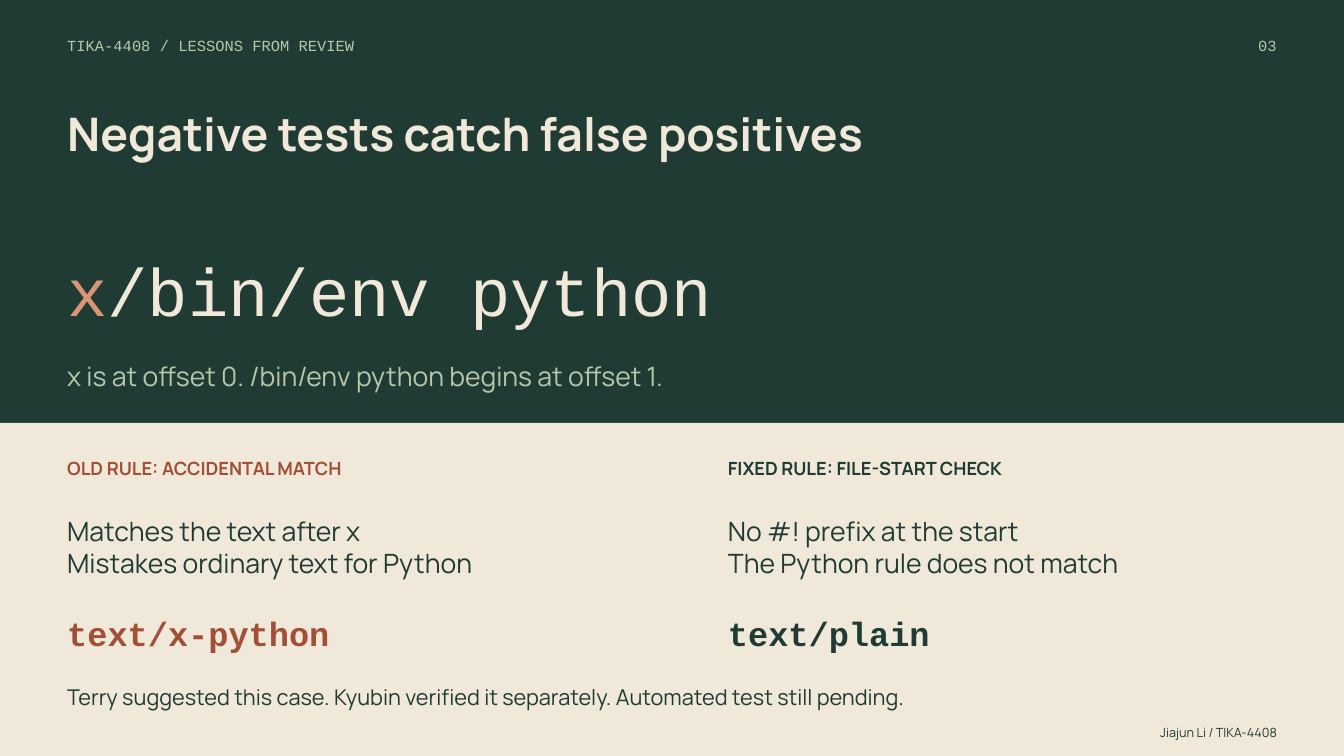
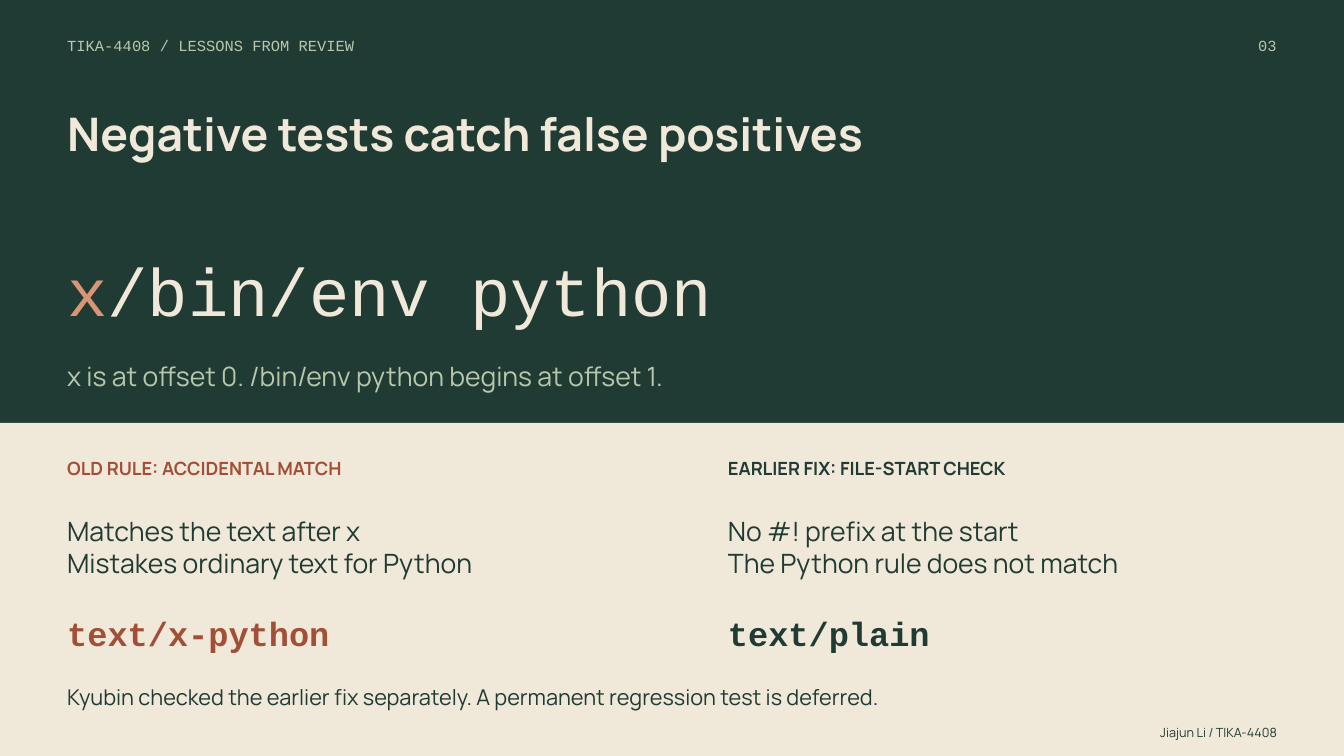
Before and after one commit to u8026876/comp2120-gyg-a5, a slide deck: slide 3 of presentation/Jiajun-TIKA-4408-section.pptx. Drawn at 1344x756 pixels with LibreOffice and Linux fonts; fonts in the diff are those of the drawing. Boxes give left, top, right and bottom in pixels: in the first picture for what was removed or moved away, otherwise in the second. Text is boxed around its words. In the diff, an @@ line names an element or a change of style, - is before the commit and + after.

```diff
--- a/presentation/Jiajun-TIKA-4408-section.pptx
+++ b/presentation/Jiajun-TIKA-4408-section.pptx
@@ text at [728, 461, 1005, 476]: text changed @@
-FIXED RULE: FILE-START CHECK
+EARLIER FIX: FILE-START CHECK
@@ text at [67, 689, 878, 711]: text changed @@
-Terry suggested this case. Kyubin verified it separately. Automated test still pending.
+Kyubin checked the earlier fix separately. A permanent regression test is deferred.
```
Also in this commit, not shown: 2 other slides changed, 1 other file.
